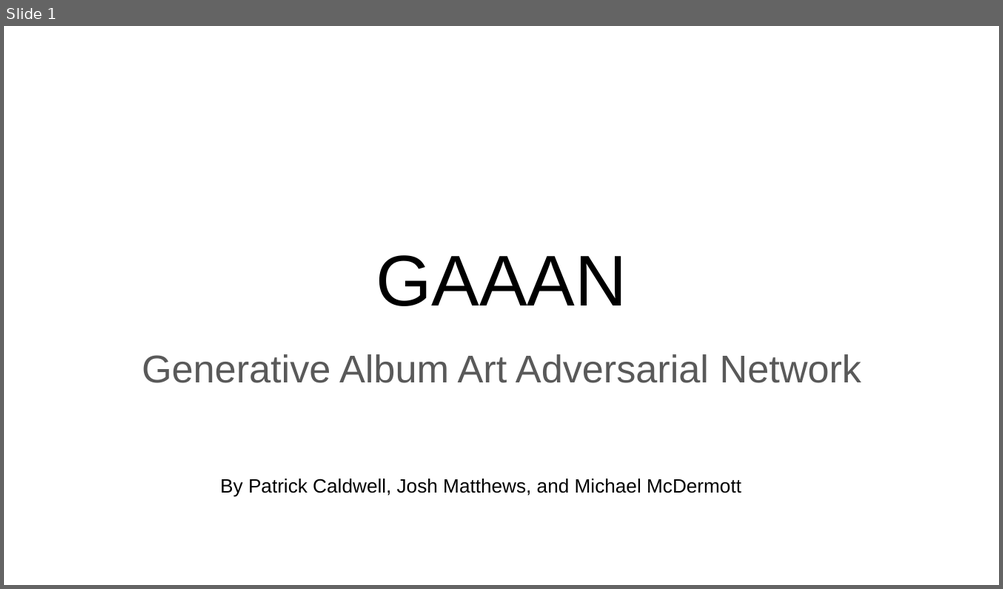
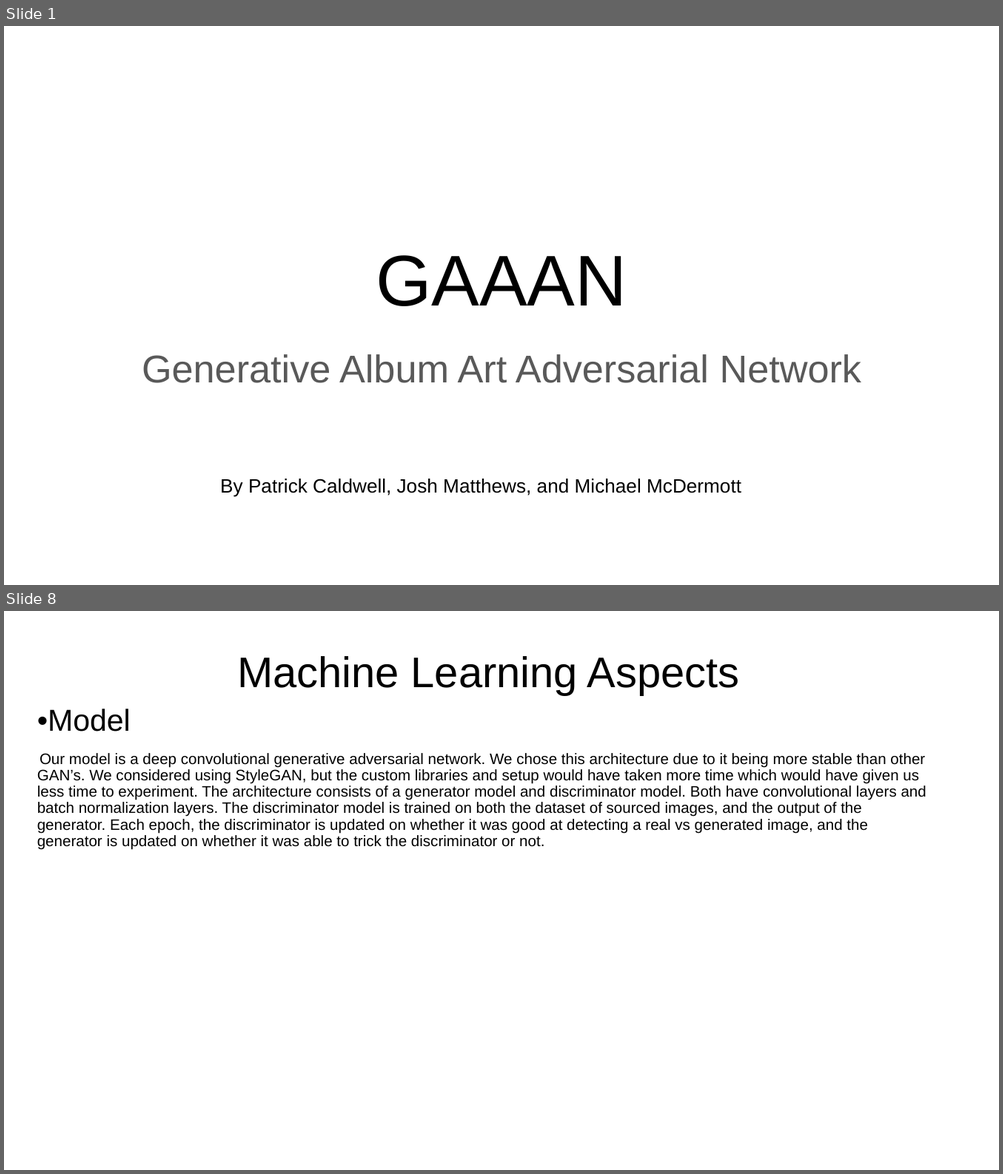
Before and after one commit to mmcdermott011/GAAAN, a slide deck: Deliverables/Final Presentation.pptx. Shown one above the other, each under a label of ours: slide 1 before the commit, slides 1 and 8 after it; the slides between them are not shown. The pictures are 1003x589 and 1003x1174 pixels, drawn with LibreOffice and Linux fonts; fonts in the diff are those of the drawing. Boxes give left, top, right and bottom in pixels: in the first picture for what was removed or moved away, otherwise in the second. Text is boxed around its words. In the diff, an @@ line names an element or a change of style, - is before the commit and + after.

```diff
--- a/Deliverables/Final Presentation.pptx
+++ b/Deliverables/Final Presentation.pptx
@@ slide 8 added at [4, 611, 999, 1170], background #FFFFFF @@
@@ title added at [237, 656, 740, 695], 31 pt, text #000000 @@
+Machine Learning Aspects
@@ text added at [37, 709, 926, 850], 11 pt, text #000000 @@
+•Model
+Our model is a deep convolutional generative adversarial network. We chose this architecture due to it being more stable than other GAN’s. We considered using StyleGAN, but the custom libraries and setup would have taken more time which would have given us less time to experiment. The architecture consists of a generator model and discriminator model. Both have convolutional layers and batch normalization layers. The discriminator model is trained on both the dataset of sourced images, and the output of the generator. Each epoch, the discriminator is updated on whether it was good at detecting a real vs generated image, and the generator is updated on whether it was able to trick the discriminator or not.
```
Also in this commit, not shown: 2 slides changed, 13 other slides added, 1 slide removed, 7 other files.
